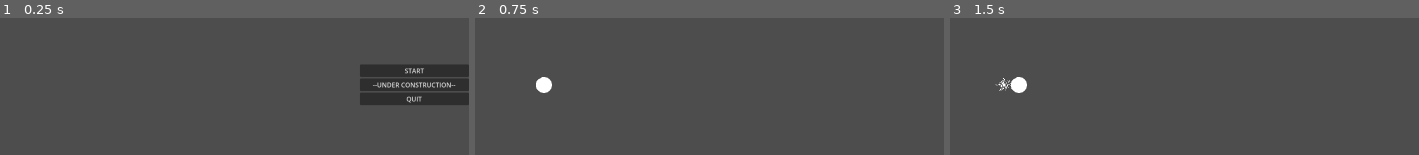
Above: before the commit, frames 1-3 (left to right).
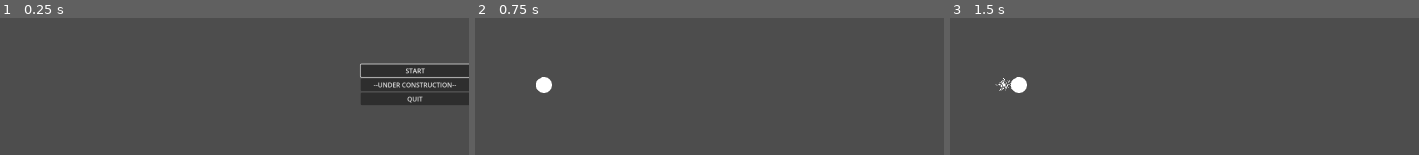
Above: after the commit, the same moments.

Repository: JeanShark-dev/godot-rock-survival
Game: Godot game, scene res://Main.tscn
The game is run twice, just before and just after one commit, with the same random seed, the same clock (stepped at 60 frames per second) and the same inputs.
Inputs (mouse positions are in pixels of both pictures, inside the frame that each line leads up to):
- Up to frame 1 (0.25 s): no input
- Up to frame 2 (0.75 s): click "START" at 0.5 s
- Up to frame 3 (1.5 s): tap Enter at 1.25 s; move the mouse to (1193, 63) at 1.27 s; hold D (gp_right) from 1.28 s (still down); tap Q (gp_drop) at 1.35 s

The runs differ from the first frame. In frame 1, 1.3% of the frame differs, in the area x 76-100%, y 32-63%; in frame 2, nothing differs; in frame 3, nothing differs.

Commit message:
starting work on ores and mining, updated main menu nav

Diff:
--- a/Main.tscn
+++ b/Main.tscn
@@ -10,6 +10,8 @@
 anchors_preset = 15
 anchor_right = 1.0
 anchor_bottom = 1.0
+offset_left = 2.0
+offset_right = 2.0
 grow_horizontal = 2
 grow_vertical = 2
 
@@ -26,16 +28,22 @@
 
 [node name="StartButton" type="Button" parent="MainMenu/ButtonContainer"]
 layout_mode = 2
+focus_neighbor_top = NodePath("../QuitButton")
+focus_neighbor_bottom = NodePath("../OptionsButton")
 text = "START"
 language = "en"
 
 [node name="OptionsButton" type="Button" parent="MainMenu/ButtonContainer"]
 layout_mode = 2
+focus_neighbor_top = NodePath("../StartButton")
+focus_neighbor_bottom = NodePath("../QuitButton")
 text = "--UNDER CONSTRUCTION--"
 language = "en"
 
 [node name="QuitButton" type="Button" parent="MainMenu/ButtonContainer"]
 layout_mode = 2
+focus_neighbor_top = NodePath("../OptionsButton")
+focus_neighbor_bottom = NodePath("../StartButton")
 text = "QUIT"
 language = "en"
 
--- a/assets/scripts/Main.gd
+++ b/assets/scripts/Main.gd
@@ -5,7 +5,7 @@
 
 
 func _ready():
-	pass # Replace with function body.
+	$MainMenu/ButtonContainer/StartButton.grab_focus()
 
 
 func _process(_delta):
--- /dev/null
+++ b/assets/scripts/ore.gd
@@ -0,0 +1,16 @@
+extends StaticBody2D
+
+
+@export var ore_type: String
+@export var ore_quality: int
+@export var ore_quantity: int
+
+var ore_
+
+func _ready():
+	pass # Replace with function body.
+
+
+# Called every frame. 'delta' is the elapsed time since the previous frame.
+func _process(delta):
+	pass
--- /dev/null
+++ b/ore.tscn
@@ -0,0 +1,17 @@
+[gd_scene load_steps=3 format=3 uid="uid://b3q57cyo8hfn5"]
+
+[ext_resource type="Script" path="res://assets/scripts/ore.gd" id="1_s0nf3"]
+
+[sub_resource type="CircleShape2D" id="CircleShape2D_odnlh"]
+radius = 38.833
+
+[node name="Ore" type="StaticBody2D"]
+script = ExtResource("1_s0nf3")
+ore_type = "clay"
+
+[node name="CollisionShape2D" type="CollisionShape2D" parent="."]
+shape = SubResource("CircleShape2D_odnlh")
+
+[node name="Polygon2D" type="Polygon2D" parent="."]
+color = Color(0.685225, 0.360379, 0.216575, 1)
+polygon = PackedVector2Array(-4, 36, 21, 31, 29, 17, 41, -1, 31, -29, 9, -38, -6, -42, -30, -22, -40, -3, -36, 28, -14, 36)
--- a/player_container.tscn
+++ b/player_container.tscn
@@ -6,15 +6,13 @@
 
 [sub_resource type="ParticleProcessMaterial" id="ParticleProcessMaterial_vxu8l"]
 lifetime_randomness = 1.0
+particle_flag_disable_z = true
 emission_shape = 1
 emission_sphere_radius = 9.08
-particle_flag_disable_z = true
 spread = 180.0
-gravity = Vector3(0, 0, 0)
 initial_velocity_min = 2.0
 initial_velocity_max = 5.0
-orbit_velocity_min = 0.0
-orbit_velocity_max = 0.0
+gravity = Vector3(0, 0, 0)
 
 [sub_resource type="CircleShape2D" id="CircleShape2D_khiof"]
 
--- a/project.godot
+++ b/project.godot
@@ -12,7 +12,7 @@
 
 config/name="Godot-rock-survival"
 run/main_scene="res://Main.tscn"
-config/features=PackedStringArray("4.1", "Forward Plus")
+config/features=PackedStringArray("4.2", "Forward Plus")
 config/icon="res://assets/sprites/icon.svg"
 
 [display]
